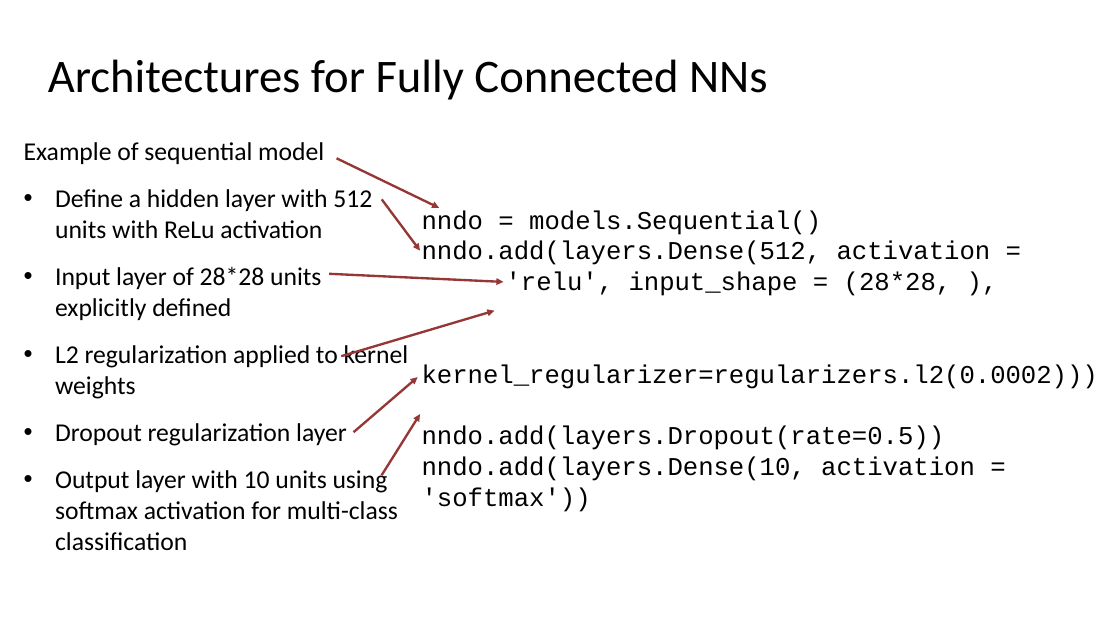
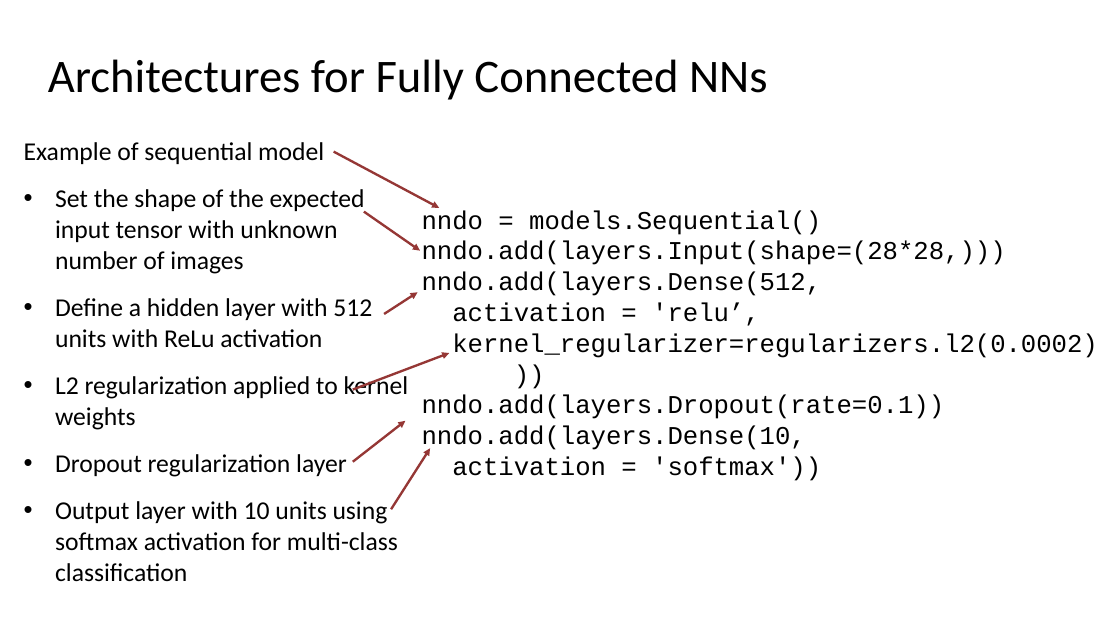
Before and after one commit to StephenElston/CSCI-E25, a slide deck: slide 54 of Slides/5_BuildingBlocksOfDeepLearning.pptx. Drawn at 1120x630 pixels with LibreOffice and Linux fonts; fonts in the diff are those of the drawing. Boxes give left, top, right and bottom in pixels: in the first picture for what was removed or moved away, otherwise in the second. Text is boxed around its words. In the diff, an @@ line names an element or a change of style, - is before the commit and + after.

```diff
--- a/Slides/5_BuildingBlocksOfDeepLearning.pptx
+++ b/Slides/5_BuildingBlocksOfDeepLearning.pptx
@@ arrow moved from (337, 158) - (439, 208) to (334, 151) - (439, 208) @@
@@ text at <box>55,189,365,274</box>: paragraph added @@
+• Set the shape of the expected input tensor with unknown number of images
@@ arrow moved from (381, 199) - (420, 250) to (364, 212) - (420, 250) @@
@@ text at <box>55,267,321,320</box>: paragraph removed @@
-• Input layer of 28*28 units explicitly defined
@@ text at <box>422,241,1098,481</box>: text changed @@
-nndo.add(layers.Dense(512, activation =
-'relu', input_shape = (28*28, ),
-kernel_regularizer=regularizers.l2(0.0002)))
-nndo.add(layers.Dropout(rate=0.5))
-nndo.add(layers.Dense(10, activation = 'softmax'))
+nndo.add(layers.Input(shape=(28*28,)))
+nndo.add(layers.Dense(512,
+activation = 'relu’,
+kernel_regularizer=regularizers.l2(0.0002)
+))
+nndo.add(layers.Dropout(rate=0.1))
+nndo.add(layers.Dense(10,
+activation = 'softmax'))
@@ arrow moved from (329, 274) - (503, 282) to (384, 314) - (418, 292) @@
@@ arrow moved from (341, 356) - (495, 311) to (353, 390) - (450, 353) @@
@@ arrow moved from (354, 433) - (418, 377) to (353, 462) - (406, 421) @@
@@ arrow moved from (381, 476) - (420, 414) to (392, 509) - (430, 449) @@
```
Also in this commit, not shown: 4 other slides changed, 1 slide added.
